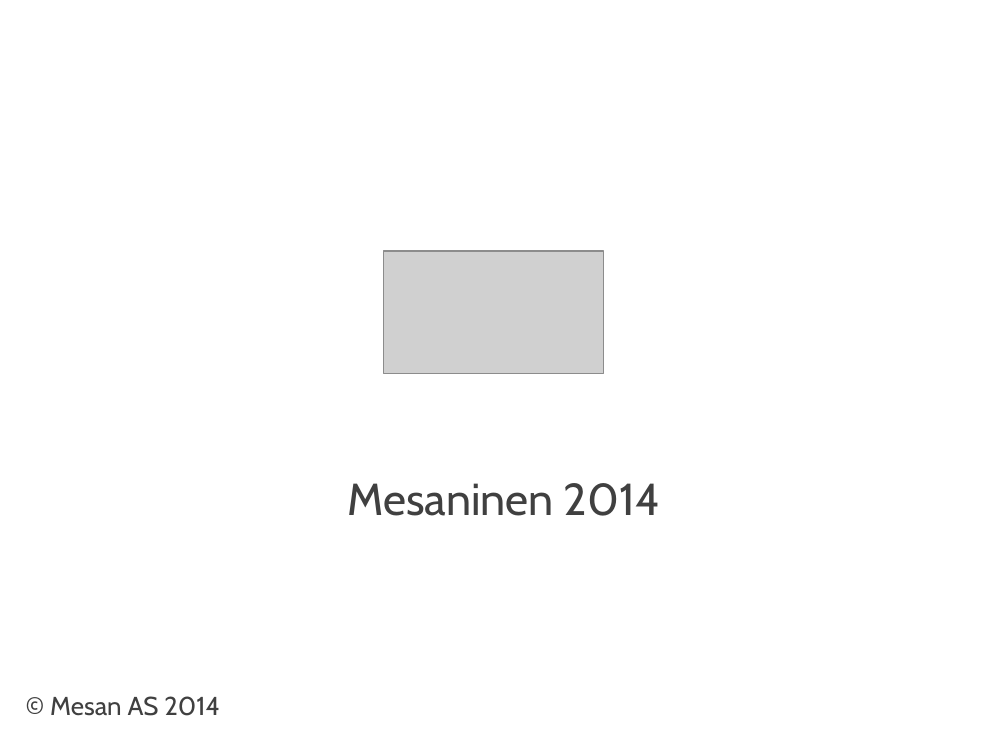
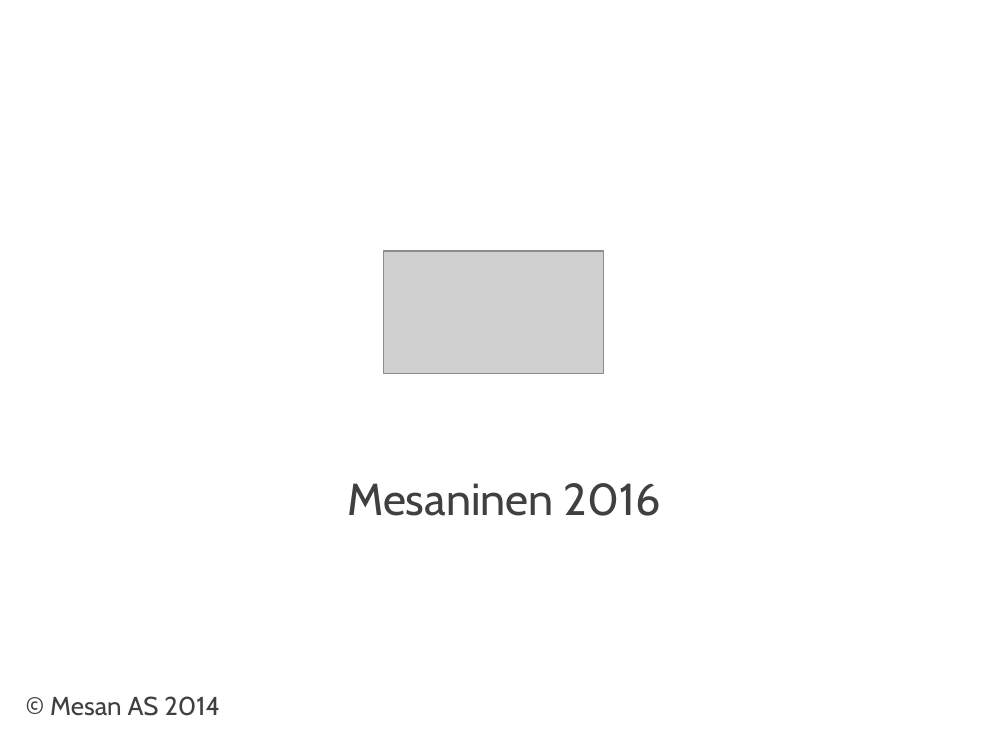
Before and after one commit to netcompanyno/springKurs, a slide deck: slide 1 of adm/Spring.pptx. Drawn at 1008x756 pixels with LibreOffice and Linux fonts; fonts in the diff are those of the drawing; grey boxes stand for pictures; background and template pictures are left out. Boxes give left, top, right and bottom in pixels: in the first picture for what was removed or moved away, otherwise in the second. Text is boxed around its words. In the diff, an @@ line names an element or a change of style, - is before the commit and + after.

```diff
--- a/adm/Spring.pptx
+++ b/adm/Spring.pptx
@@ subtitle at [347,483,661,516]: text changed @@
-Mesaninen 2014
+Mesaninen 2016
```
Also in this commit, not shown: 1 other slide changed, 1 slide added.
